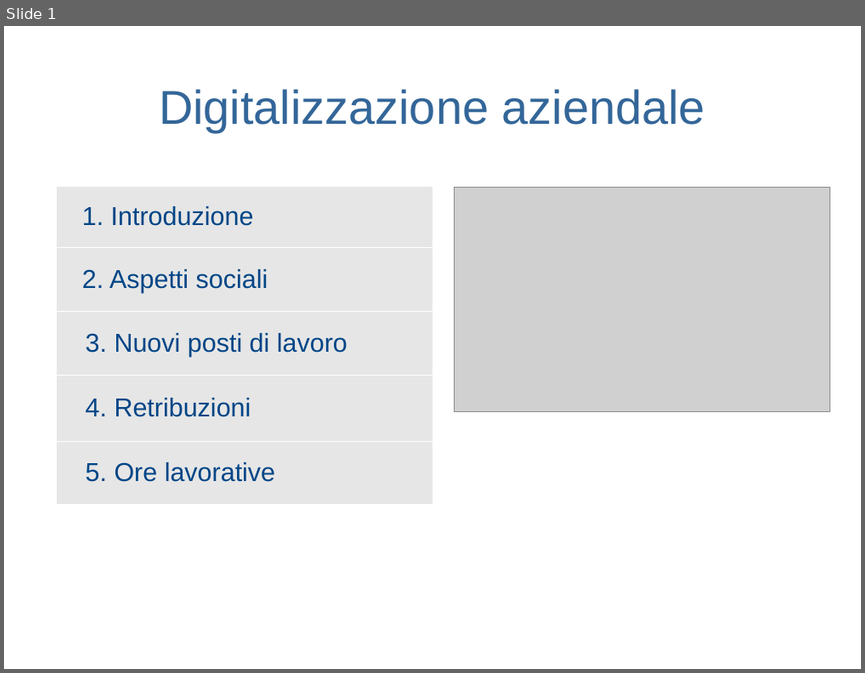
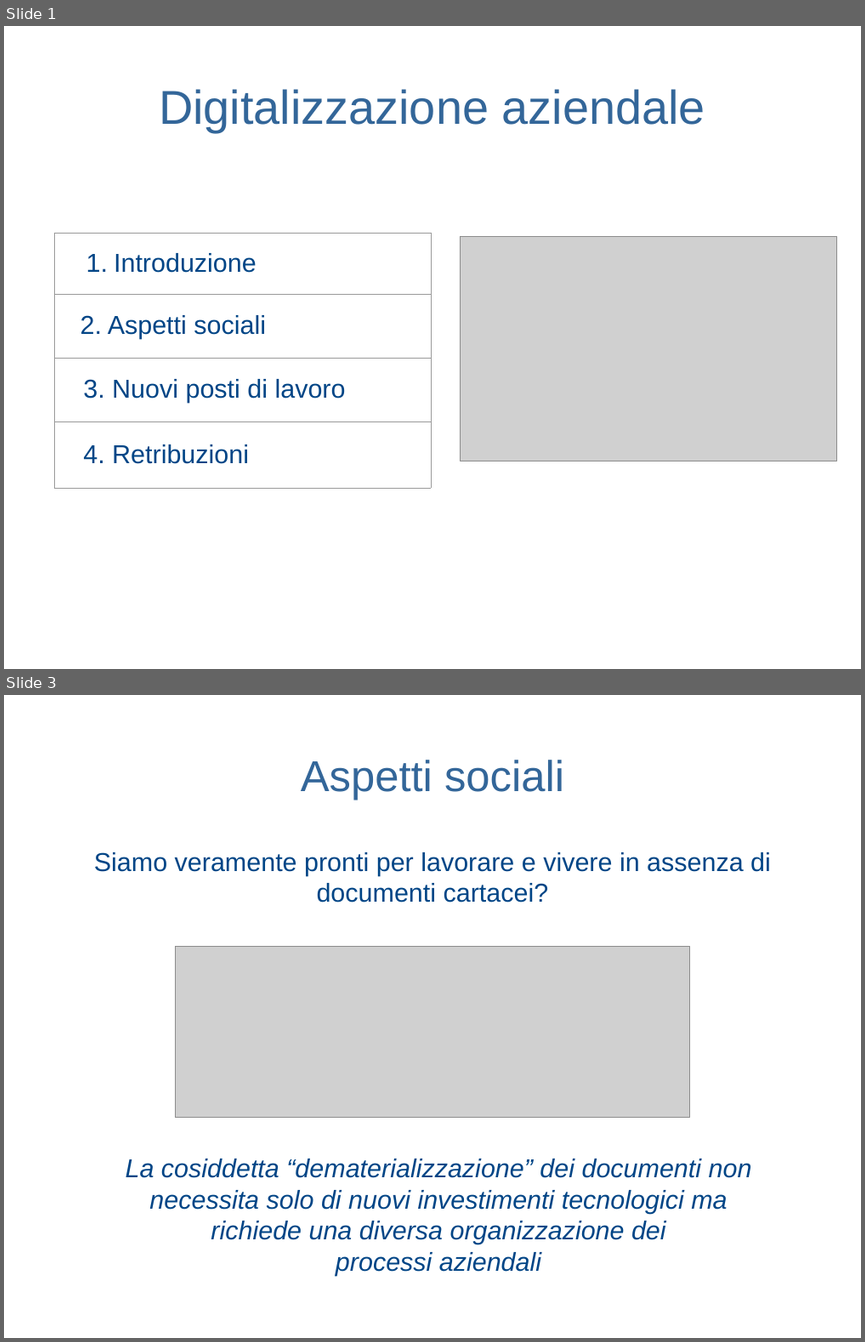
Before and after one commit to yan0z/ISW, a slide deck: Quesito 3 Team/Omar/Digitalizzazione aziendale.odp. Shown one above the other, each under a label of ours: slide 1 before the commit, slides 1 and 3 after it; the slides between them are not shown. The pictures are 865x673 and 865x1342 pixels, drawn with LibreOffice and Linux fonts; fonts in the diff are those of the drawing; grey boxes stand for pictures; background and template pictures are left out. Boxes give left, top, right and bottom in pixels: in the first picture for what was removed or moved away, otherwise in the second. Text is boxed around its words. In the diff, an @@ line names an element or a change of style, - is before the commit and + after.

```diff
--- a/Quesito 3 Team/Omar/Digitalizzazione aziendale.odp
+++ b/Quesito 3 Team/Omar/Digitalizzazione aziendale.odp
@@ slide 3 added at [4,695,861,1338], background picture (left out) @@
@@ title added at [301,760,564,800], 40 pt, text #336699 @@
+Aspetti sociali
@@ text added at [94,852,771,902], 24 pt, text #004586 @@
+Siamo veramente pronti per lavorare e vivere in assenza di documenti cartacei?
@@ picture added at [175,946,690,1118] @@
@@ text added at [126,1158,752,1276], 24 pt, text #004586, italic @@
+La cosiddetta “dematerializzazione” dei documenti non necessita solo di nuovi investimenti tecnologici ma richiede una diversa organizzazione dei
+processi aziendali
@@ slide 1 changed as well @@
@@ table at [54,232,431,488] @@
-row 5: 5. Ore lavorative
@@ table: place and size @@
-table at [56,186,432,505]
+table at [54,232,431,488]
@@ picture: place and size @@
-picture at [454,188,830,413]
+picture at [460,237,837,461]
```
Also in this commit, not shown: 3 other slides added.
